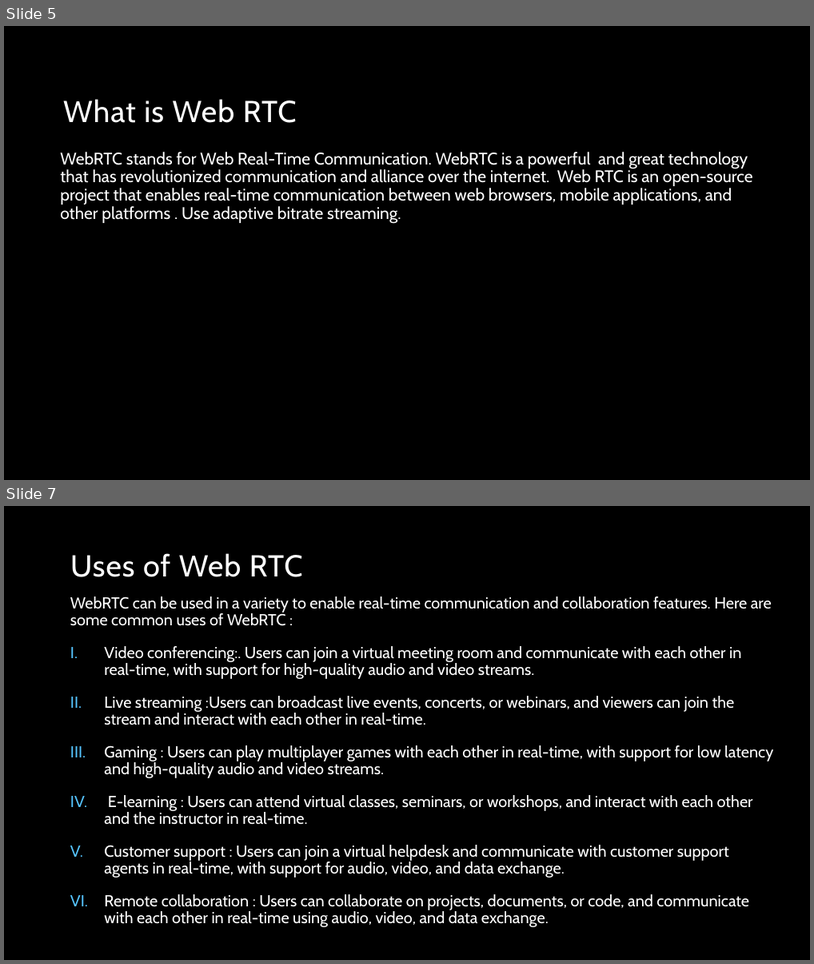
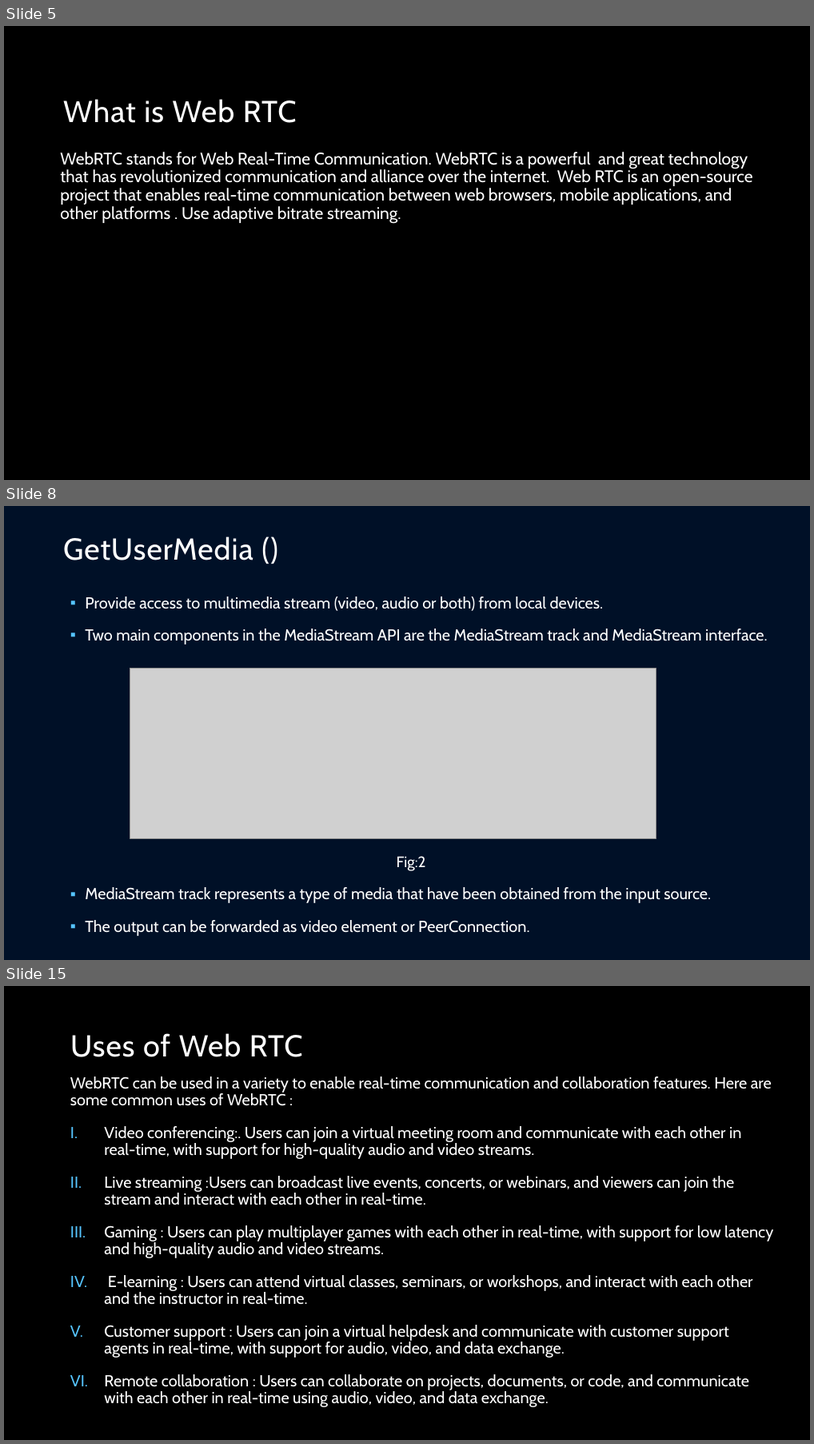
Before and after one commit to musarratChowdhury/ASPNETWEBRTC_PROJECT, a slide deck: Presentation/About WebRTC.pptx. Shown one above the other, each under a label of ours: slides 5 and 7 before the commit, slides 5, 8 and 15 after it; the slides between them are not shown. The pictures are 814x964 and 814x1444 pixels, drawn with LibreOffice and Linux fonts; fonts in the diff are those of the drawing; grey boxes stand for pictures; background and template pictures are left out. Boxes give left, top, right and bottom in pixels: in the first picture for what was removed or moved away, otherwise in the second. Text is boxed around its words. In the diff, an @@ line names an element or a change of style, - is before the commit and + after.

```diff
--- a/Presentation/About WebRTC.pptx
+++ b/Presentation/About WebRTC.pptx
@@ slide 8 added at (4,506,810,960), background #001027 @@
@@ text added at (63,536,254,560), 36 pt, text #FFFFFF @@
+GetUserMedia ()
@@ text added at (85,596,768,936), 19 pt, text #FFFFFF @@
+▪ Provide access to multimedia stream (video, audio or both) from local devices.
+▪ Two main components in the MediaStream API are the MediaStream track and MediaStream interface.
+Fig:2
+▪ MediaStream track represents a type of media that have been obtained from the input source.
+▪ The output can be forwarded as video element or PeerConnection.
@@ picture added at (130,668,656,838) @@
@@ what was slide 7 is now slide 15 @@
```
Also in this commit, not shown: 2 slides changed, 7 other slides added, 1 slide removed.
